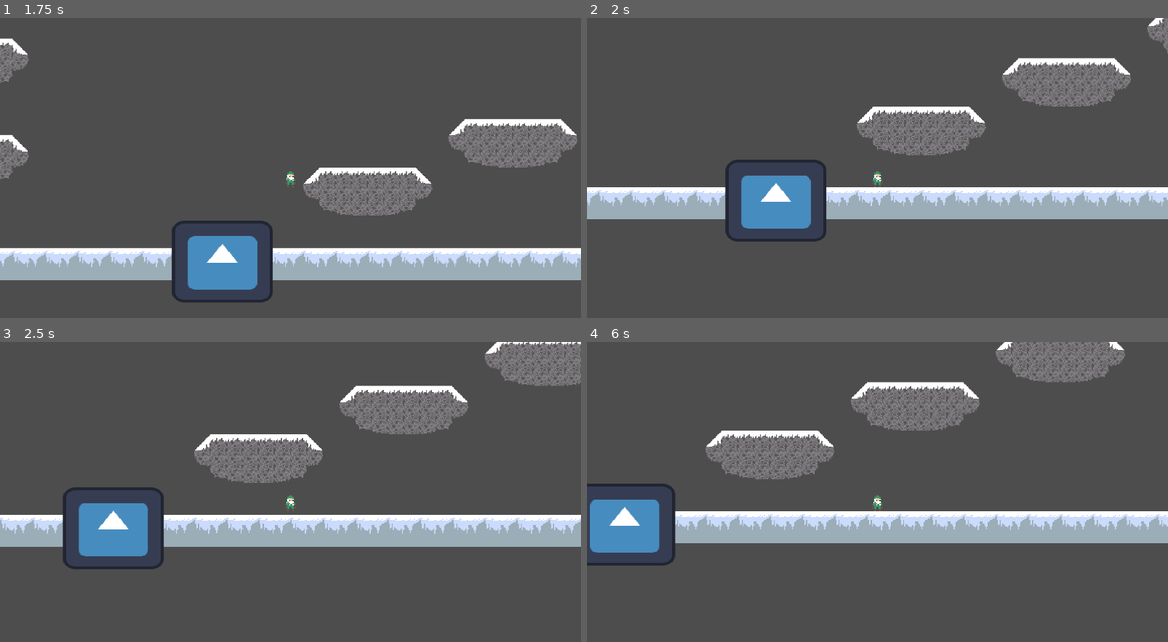
Above: before the commit, frames 1-4 (two rows, left to right).
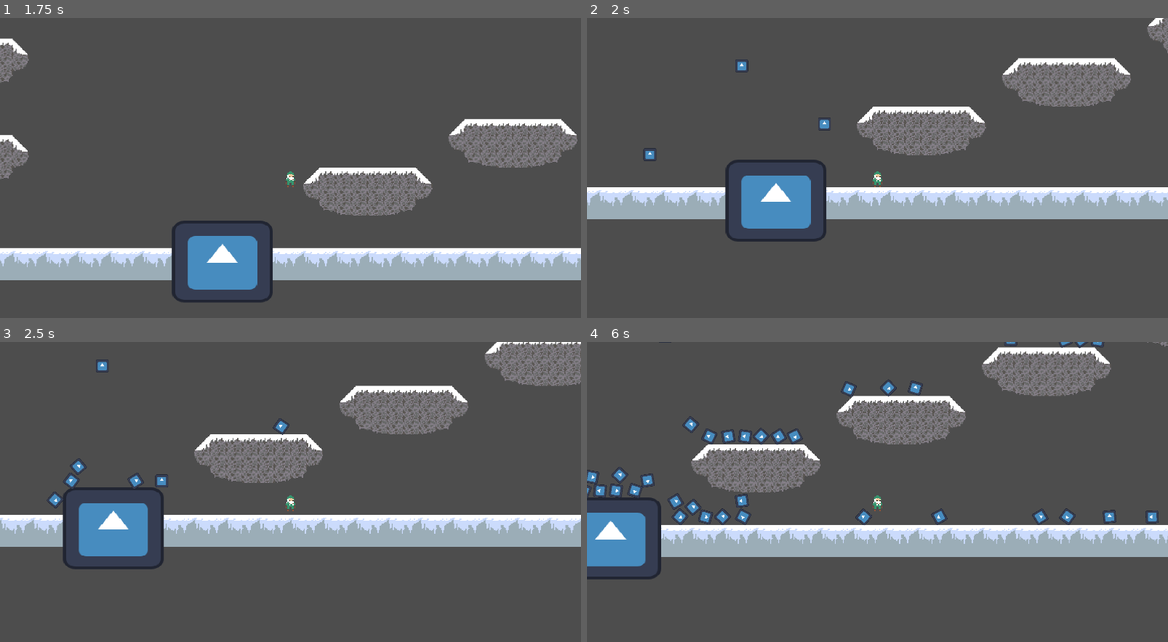
Above: after the commit, the same moments.

Repository: Wilisimple4u/GameJamOnlyOne
Game: Godot game, scene res://Main menu.tscn
The game is run twice, just before and just after one commit, with the same random seed, the same clock (stepped at 60 frames per second) and the same inputs. The engine's default icon, where the game draws it, is replaced by a stand-in: a white triangle on a blue panel in a dark square.
Inputs:
- Up to frame 1 (1.75 s): click "New Game" at 0.5 s; tap Enter (ui_accept) at 1.25, 1.52 s; hold Right (ui_right) from 1.28 s (still down)
- Up to frame 2 (2 s): keep holding Right (ui_right)
- Up to frame 3 (2.5 s): keep holding Right (ui_right); tap Enter (ui_accept) at 2.27 s
- Up to frame 4 (6 s): release Right (ui_right) at 2.78 s; hold Left (ui_left) 2.78-3.53 s; hold Right (ui_right) 3.53-5.03 s; tap Enter (ui_accept) at 3.77, 4.52, 5.27 s; hold Left (ui_left) 5.03-5.78 s; hold Right (ui_right) from 5.78 s (still down)

Frame 1 is identical in both runs. In frame 2, 0.2% of the frame differs, in the area x 9-42%, y 13-48%; in frame 3, 0.4%; in frame 4, 22%, in the area x 0-100%, y 0-80%.

Commit message:
made stones and stone spawner

Diff:
--- a/Prof of concept GameJam/OneStepAtTheTime/GameScenes/TempLevel.tscn
+++ b/Prof of concept GameJam/OneStepAtTheTime/GameScenes/TempLevel.tscn
@@ -1,9 +1,10 @@
-[gd_scene load_steps=8 format=4 uid="uid://cl826fie1d4o2"]
+[gd_scene load_steps=9 format=4 uid="uid://cl826fie1d4o2"]
 
 [ext_resource type="Texture2D" uid="uid://crs1p14el278q" path="res://OneStepAtTheTime/SpritesAndArts/TileMap/TempGroundTile.png" id="1_wa6m3"]
 [ext_resource type="Texture2D" uid="uid://f7xyha2ihlpa" path="res://OneStepAtTheTime/SpritesAndArts/TileMap/TempTileset.png" id="2_r7qj1"]
 [ext_resource type="PackedScene" uid="uid://grudrdnaxpm6" path="res://OneStepAtTheTime/ObjectScenes/PlayerChar.tscn" id="3_4ghnw"]
 [ext_resource type="PackedScene" uid="uid://bw7r2frcu4hno" path="res://OneStepAtTheTime/ObjectScenes/PlatformObjectTemp.tscn" id="4_mblv6"]
+[ext_resource type="PackedScene" uid="uid://b3nagmdi6as5m" path="res://rockspawner.tscn" id="5_i2dvm"]
 
 [sub_resource type="TileSetAtlasSource" id="TileSetAtlasSource_3xhdl"]
 texture = ExtResource("1_wa6m3")
@@ -80,3 +81,6 @@
 
 [node name="TempPlayerChar" parent="." instance=ExtResource("3_4ghnw")]
 position = Vector2(0, -20)
+
+[node name="Rockspawner" parent="." instance=ExtResource("5_i2dvm")]
+position = Vector2(-15, -336)
--- /dev/null
+++ b/Prof of concept GameJam/rock.gd
@@ -0,0 +1 @@
+extends Node2D
--- /dev/null
+++ b/Prof of concept GameJam/rock.tscn
@@ -0,0 +1,19 @@
+[gd_scene load_steps=4 format=3 uid="uid://dh24kngk0bppg"]
+
+[ext_resource type="Script" uid="uid://dpyp74lcy8x5t" path="res://rock.gd" id="1_o0qsl"]
+[ext_resource type="Texture2D" uid="uid://by0glsxyogcme" path="res://icon.svg" id="2_68h2w"]
+
+[sub_resource type="CircleShape2D" id="CircleShape2D_68h2w"]
+radius = 8.0
+
+[node name="Rock" type="Node2D"]
+
+[node name="RigidBody2D" type="RigidBody2D" parent="."]
+script = ExtResource("1_o0qsl")
+
+[node name="Sprite2D" type="Sprite2D" parent="RigidBody2D"]
+scale = Vector2(0.1, 0.1)
+texture = ExtResource("2_68h2w")
+
+[node name="CollisionShape2D" type="CollisionShape2D" parent="RigidBody2D"]
+shape = SubResource("CircleShape2D_68h2w")
--- /dev/null
+++ b/Prof of concept GameJam/rockspawner.gd
@@ -0,0 +1,11 @@
+extends Node2D
+@onready var rock_scene = preload("res://rock.tscn")
+var spawn_area = 0
+
+func _ready():
+	spawn_area = get_viewport().size.x
+
+func _physics_process(delta):
+	var rock = rock_scene.instantiate()
+	add_child(rock)
+	rock.position = Vector2(randi_range(-spawn_area, spawn_area), -100)
--- /dev/null
+++ b/Prof of concept GameJam/rockspawner.tscn
@@ -0,0 +1,10 @@
+[gd_scene load_steps=3 format=3 uid="uid://b3nagmdi6as5m"]
+
+[ext_resource type="Script" uid="uid://bbbk2mapy3qgl" path="res://rockspawner.gd" id="1_h4c0o"]
+[ext_resource type="Texture2D" uid="uid://by0glsxyogcme" path="res://icon.svg" id="2_nxw33"]
+
+[node name="Rockspawner" type="Node2D"]
+script = ExtResource("1_h4c0o")
+
+[node name="Sprite2D" type="Sprite2D" parent="."]
+texture = ExtResource("2_nxw33")
Not shown, added: Prof of concept GameJam/rock.gd.uid
Not shown, added: Prof of concept GameJam/rockspawner.gd.uid
